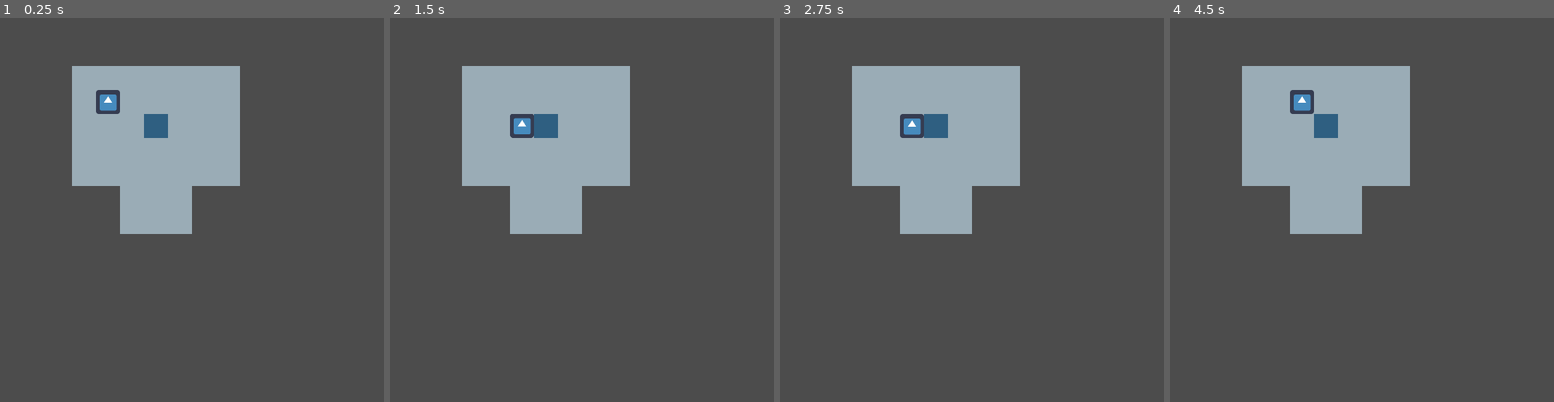
Above: before the commit, frames 1-4 (left to right).
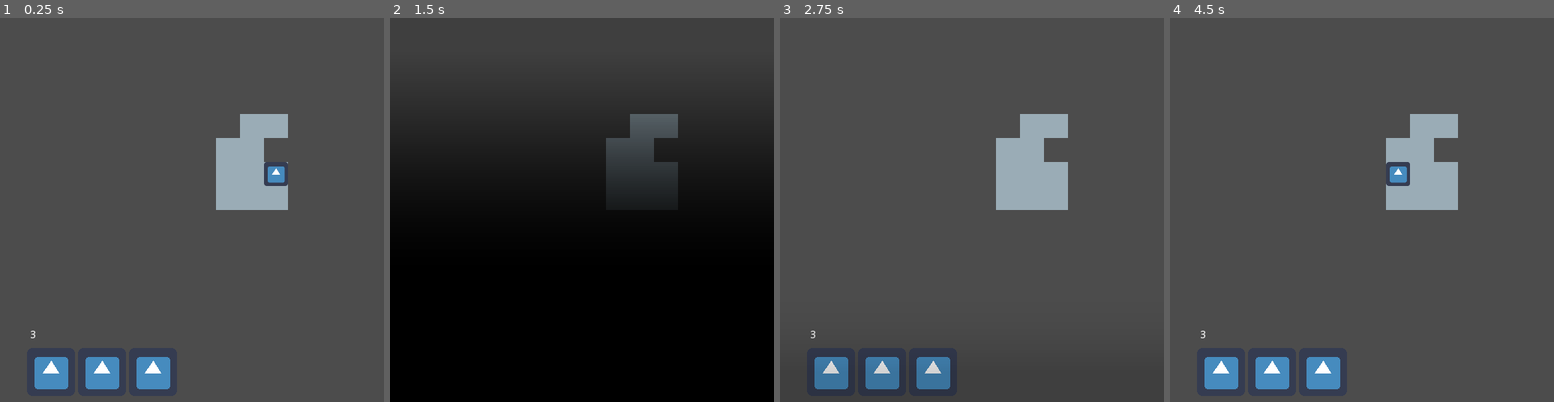
Above: after the commit, the same moments.

Repository: mharitsnf/STACC
Game: Godot game, scene res://src/main/Game.tscn
Same seed, same stepped clock (60 frames per second), same inputs: the game is played once before the commit and once after it. The engine's default icon, where the game draws it, is replaced by a stand-in: a white triangle on a blue panel in a dark square.
Inputs:
- Up to frame 1 (0.25 s): no input
- Up to frame 2 (1.5 s): tap Enter at 0.5 s; hold D (right) 0.53-1.28 s; tap Space (run_stack) at 0.6, 1.35 s; hold S (down) from 1.28 s (still down)
- Up to frame 3 (2.75 s): release S (down) at 2.03 s; hold D (right) from 2.03 s (still down); tap Space (run_stack) at 2.1 s
- Up to frame 4 (4.5 s): release D (right) at 2.78 s; hold W (up) 2.78-3.53 s; tap Space (run_stack) at 2.85, 3.6, 4.25, 4.35 s; hold A (left) from 3.53 s (still down)

The runs differ from the first frame. In frame 1, 20% of the frame differs, in the area x 8-75%, y 12-97%; in frame 2, 83%, in the area x 0-100%, y 12-100%; in frame 3, 23%; in frame 4, 21%.

Commit message:
Rework reset level and add HUD

Diff:
--- a/src/autoloads/globals.gd
+++ b/src/autoloads/globals.gd
@@ -7,3 +7,6 @@
 var current_level_path = "res://src/levels/LevelTest1.tscn"
 
 signal reset_level
+
+func _unused():
+	emit_signal("reset_level")
--- a/src/levels/BaseLevel.tscn
+++ b/src/levels/BaseLevel.tscn
@@ -1,10 +1,62 @@
-[gd_scene load_steps=3 format=2]
+[gd_scene load_steps=4 format=2]
 
 [ext_resource path="res://src/player/Player.tscn" type="PackedScene" id=1]
 [ext_resource path="res://src/main/Grid.tscn" type="PackedScene" id=2]
+[ext_resource path="res://icon.png" type="Texture" id=3]
 
 [node name="BaseLevel" instance=ExtResource( 2 )]
 
 [node name="Player" parent="." index="0" instance=ExtResource( 1 )]
 
 [node name="SpawnPosition" type="Position2D" parent="." index="1"]
+
+[node name="CanvasLayer" type="CanvasLayer" parent="." index="2"]
+
+[node name="Control" type="Control" parent="CanvasLayer" index="0"]
+anchor_right = 1.0
+anchor_bottom = 1.0
+__meta__ = {
+"_edit_use_anchors_": false
+}
+
+[node name="HBoxContainer" type="HBoxContainer" parent="CanvasLayer/Control" index="0"]
+anchor_left = 0.25
+anchor_top = 0.844
+anchor_right = 0.75
+anchor_bottom = 0.969
+margin_left = -120.0
+margin_top = 7.87198
+margin_right = -120.0
+margin_bottom = 7.87198
+alignment = 1
+__meta__ = {
+"_edit_use_anchors_": false
+}
+
+[node name="TextureRect" type="TextureRect" parent="CanvasLayer/Control/HBoxContainer" index="0"]
+margin_left = 28.0
+margin_right = 92.0
+margin_bottom = 64.0
+texture = ExtResource( 3 )
+
+[node name="TextureRect2" type="TextureRect" parent="CanvasLayer/Control/HBoxContainer" index="1"]
+margin_left = 96.0
+margin_right = 160.0
+margin_bottom = 64.0
+texture = ExtResource( 3 )
+
+[node name="TextureRect3" type="TextureRect" parent="CanvasLayer/Control/HBoxContainer" index="2"]
+margin_left = 164.0
+margin_right = 228.0
+margin_bottom = 64.0
+texture = ExtResource( 3 )
+
+[node name="Label" type="Label" parent="CanvasLayer/Control" index="1"]
+margin_left = 40.0
+margin_top = 416.0
+margin_right = 136.0
+margin_bottom = 430.0
+text = "Stack Limit: 3"
+__meta__ = {
+"_edit_use_anchors_": false
+}
--- a/src/levels/LevelTest1.tscn
+++ b/src/levels/LevelTest1.tscn
@@ -4,7 +4,6 @@
 
 [node name="LevelTest1" instance=ExtResource( 1 )]
 tile_data = PoolIntArray( 131075, 0, 0, 131076, 0, 0, 131077, 0, 0, 131078, 0, 0, 131079, 0, 0, 131080, 0, 0, 131081, 0 …(481 unchanged characters)…
-move_charge = 4
 
 [node name="SpawnPosition" parent="." index="1"]
 position = Vector2( 128, 96 )
--- /dev/null
+++ b/src/levels/LevelTest2.tscn
@@ -0,0 +1,10 @@
+[gd_scene load_steps=2 format=2]
+
+[ext_resource path="res://src/levels/BaseLevel.tscn" type="PackedScene" id=1]
+
+[node name="LevelTest2" instance=ExtResource( 1 )]
+tile_data = PoolIntArray( 262154, 0, 0, 262155, 0, 0, 327689, 0, 0, 327690, 0, 0, 393225, 0, 0, 393226, 0, 0, 393227, 0, 0, 458761, 0, 0, 458762, 0, 0, 458763, 0, 0 )
+level_path = "res://src/levels/LevelTest2.tscn"
+
+[node name="SpawnPosition" parent="." index="1"]
+position = Vector2( 352, 192 )
--- a/src/main/Game.tscn
+++ b/src/main/Game.tscn
@@ -1,11 +1,12 @@
-[gd_scene load_steps=11 format=2]
+[gd_scene load_steps=12 format=2]
 
-[ext_resource path="res://src/levels/LevelTest1.tscn" type="PackedScene" id=1]
-[ext_resource path="res://assets/transition.png" type="Texture" id=2]
+[ext_resource path="res://src/levels/LevelTest2.tscn" type="PackedScene" id=1]
+[ext_resource path="res://src/main/grid.gd" type="Script" id=2]
 [ext_resource path="res://assets/spritesheet.png" type="Texture" id=3]
 [ext_resource path="res://src/main/root.gd" type="Script" id=4]
+[ext_resource path="res://assets/transition.png" type="Texture" id=5]
 
-[sub_resource type="TileSet" id=1]
+[sub_resource type="TileSet" id=7]
 0/name = "spritesheet.png 0"
 0/texture = ExtResource( 3 )
 0/tex_offset = Vector2( 0, 0 )
@@ -111,8 +112,11 @@
 handle_input_locally = false
 render_target_update_mode = 3
 
-[node name="LevelTest1" parent="ViewportContainer/Viewport" instance=ExtResource( 1 )]
-tile_set = SubResource( 1 )
+[node name="LevelTest2" parent="ViewportContainer/Viewport" instance=ExtResource( 1 )]
+tile_set = SubResource( 7 )
+cell_size = Vector2( 32, 32 )
+format = 1
+script = ExtResource( 2 )
 
 [node name="Output" type="TextureRect" parent="."]
 material = SubResource( 3 )
--- a/src/main/grid.gd
+++ b/src/main/grid.gd
@@ -2,7 +2,15 @@
 
 
 export var level_name = ''
-export var move_charge = 3
+export var max_stack = 3
+export (String) var level_path
+
+
+func _ready():
+	assert(level_path)
+
+	Globals.current_level_path = level_path
+	$CanvasLayer/Control/Label.text = str(max_stack)
 
 
 func request_next_position(pos, direction):
--- a/src/main/root.gd
+++ b/src/main/root.gd
@@ -5,7 +5,7 @@
 	Globals.output_player = $Output/AnimationPlayer
 	Globals.viewport = $ViewportContainer/Viewport
 
-	Globals.connect("reset_level", self, '_on_reset_level')
+	var _e = Globals.connect("reset_level", self, '_on_reset_level')
 
 func _on_reset_level():
 	Globals.output_player.play('hide')
--- a/src/player/player.gd
+++ b/src/player/player.gd
@@ -5,7 +5,6 @@
 
 onready var parent : TileMap = get_parent()
 onready var spawn_pos = parent.get_node("SpawnPosition")
-onready var current_charge = parent.move_charge
 
 var move_stack = []
 var is_running = false
@@ -14,19 +13,20 @@
 signal move_done
 
 func _ready():
-	connect("move_done", self, "_on_move_done")
-	Globals.connect("reset_level", self, "_on_reset_level")
+	var _e1 = connect("move_done", self, "_on_move_done")
+	var _e2 = Globals.connect("reset_level", self, "_on_reset_level")
+
 	position = spawn_pos.position
 
 
-func _process(delta):
-	if current_charge > 0 and not is_running:
+func _process(_delta):
+	if not is_running:
 		if Input.is_action_just_pressed("run_stack"):
 			run_stack()
 			return
 
 		var direction = get_input_direction()
-		if direction and current_charge > 0:
+		if direction and move_stack.size() < parent.max_stack:
 			run_movement(direction)
 			return
 
@@ -38,7 +38,6 @@
 	yield(self, "move_done")
 
 	move_stack.append(direction)
-	current_charge -= 1
 	is_running = false
 
 	if is_falling:
@@ -56,9 +55,8 @@
 
 		if is_falling: break
 
-		yield(get_tree().create_timer(.5), "timeout")
+#		yield(get_tree().create_timer(.2), "timeout")
 
-	current_charge -= 1
 	is_running = false
 
 	if is_falling:
Not shown: 1 places in src/main/Game.tscn that only renumber resources
